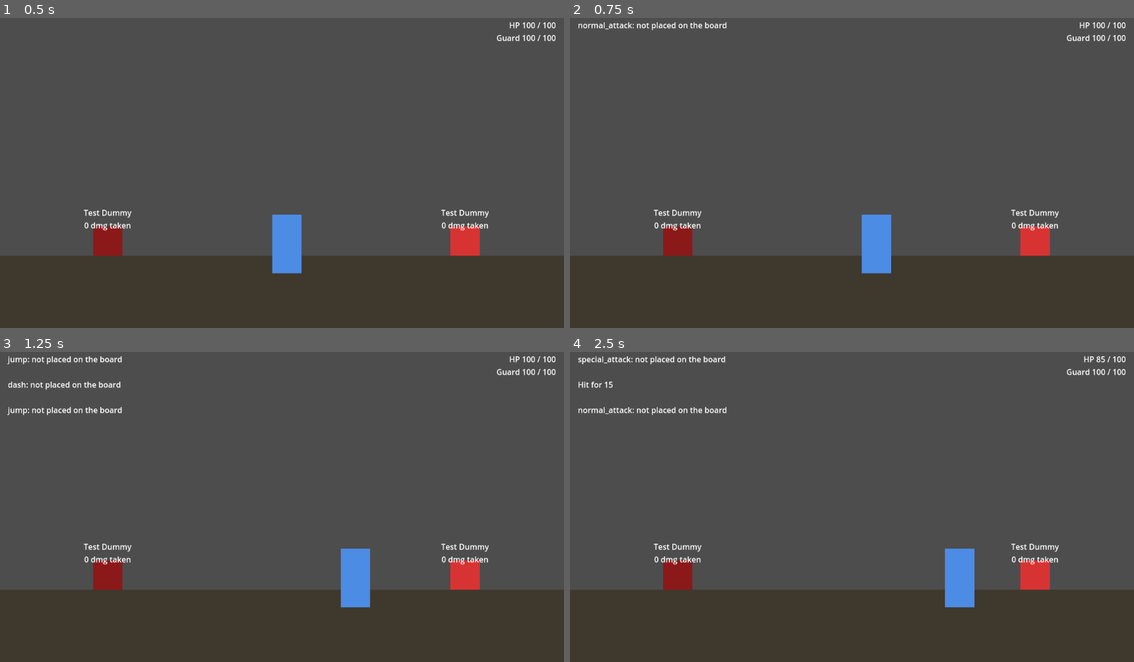
Above: before the commit, frames 1-4 (two rows, left to right).
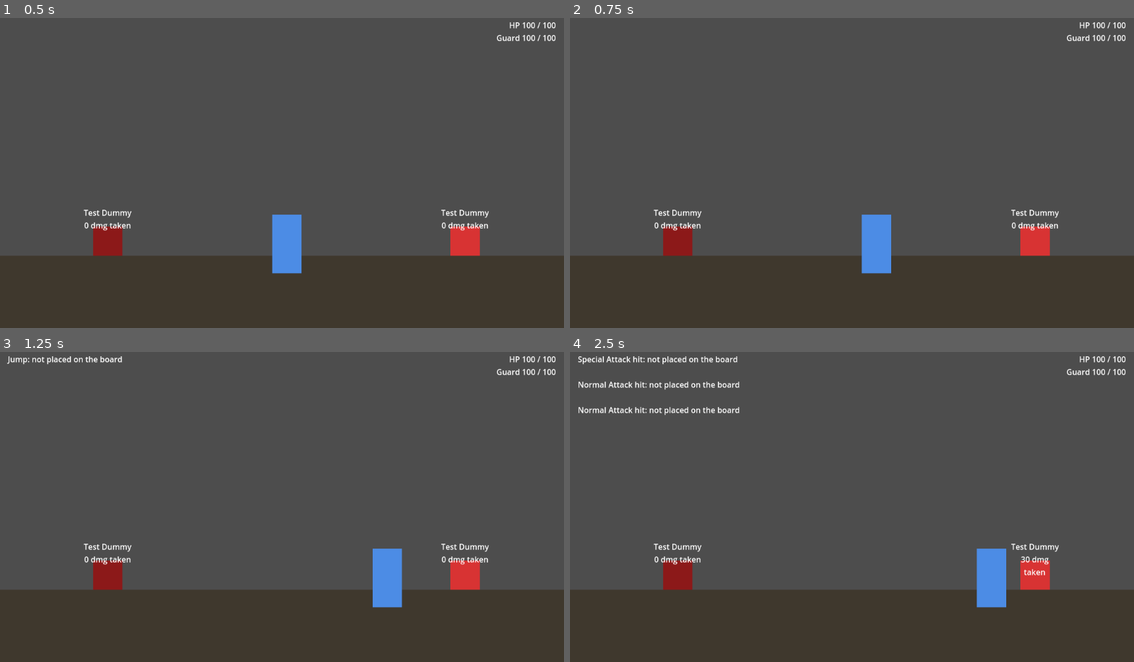
Above: after the commit, the same moments.

Repository: Thord1n/SynapseGame
Game: Godot game, scene res://scenes/main/main.tscn
The game is run twice, just before and just after one commit, with the same random seed, the same clock (stepped at 60 frames per second) and the same inputs.
Inputs (mouse positions are in pixels of both pictures, inside the frame that each line leads up to):
- Up to frame 1 (0.5 s): no input
- Up to frame 2 (0.75 s): tap Enter at 0.5 s; move the mouse to (976, 154) at 0.52 s; hold D (Right) from 0.53 s (still down); hold Q (Block) from 0.53 s (still down); click (976, 154) at 0.67 s
- Up to frame 3 (1.25 s): keep holding D (Right); keep holding Q (Block); tap Space (Jump) at 0.77, 1.07 s; tap Shift (Dash) at 0.8 s
- Up to frame 4 (2.5 s): move the mouse to (739, 519) at 1.27 s; release Q (Block) at 1.28 s; tap Shift (Dash) at 1.35 s; tap Space (Jump) at 1.52, 1.82 s; click (739, 519) at 1.55 s; move the mouse to (908, 435) at 2.02 s; release D (Right) at 2.03 s; press the mouse at (908, 435) at 2.03 s; hold A (Left) from 2.03 s (still down); right-click (908, 435) at 2.3 s

Frame 1 is identical in both runs. In frame 2, 0.3% of the frame differs, in the area x 1-28%, y 1-5%; in frame 3, 2.5%; in frame 4, 3.2%, in the area x 1-98%, y 1-83%.

Commit message:
Fire each ability's SynapseGrid chain on its gameplay event
TriggerRouter maps player events to ability chains:
- a landed swing fires Normal/Special Attack at the enemy hit
- a parry fires Guard at the attacker
- dodging through a hit fires Dash at the attacker
- takeoff fires Jump

In main.tscn this replaces resolving chains on raw keypresses
(GameGui.trigger_on_keypress), so melee damage now comes from the grid.
The flat placeholder only applies when Normal Attack isn't placed.

Also adds the Guard ability perk and Special Attack's 3 s cooldown.

Covered by scenes/tests/grid_trigger_test.tscn.

Co-Authored-By: Claude Opus 5.5 (1M context) <noreply@anthropic.com>
Claude-Session: https://claude.ai/code/session_017xZyWZz86SG64GVaBwrJvM

Diff:
--- /dev/null
+++ b/resources/perks/ability/guard.tres
@@ -0,0 +1,10 @@
+[gd_resource type="Resource" script_class="PerkDefinition" load_steps=2 format=3]
+
+[ext_resource type="Script" uid="uid://dx3381qoiuty3" path="res://scripts/perks/perk_definition.gd" id="1"]
+
+[resource]
+script = ExtResource("1")
+id = &"guard"
+display_name = "Guard"
+description = "Block (hold) and Parry (press just before a hit) on one button. Modifiers chained here fire on a parry."
+input_accepts = Array[int]([2])
--- a/scenes/main/game_gui.gd
+++ b/scenes/main/game_gui.gd
@@ -40,6 +40,12 @@
 ## `visible` guard in _unhandled_input), so the result needs a destination that's on screen
 ## regardless of menu state. main.gd's on-screen combat log is that destination.
 signal ability_triggered(text: String)
+
+## When true (the default, so test scenes that instance game_gui.tscn on its own keep working),
+## pressing an ABILITY_ACTIONS key resolves that ability's chain straight away against
+## combat_target. main.tscn turns this off: there, TriggerRouter fires each chain on the real
+## gameplay event instead (the swing landing, a parry, dodging through a hit, takeoff).
+@export var trigger_on_keypress: bool = true
 
 @onready var board: Board = $Board
 @onready var inventory: Inventory = $Inventory
@@ -142,7 +148,7 @@
 ## visibility. Triggering should only happen while the menu is CLOSED (visible == false) —
 ## you're "in the game," not managing your loadout.
 func _unhandled_input(event: InputEvent) -> void:
-	if visible:
+	if visible or not trigger_on_keypress:
 		return
 	for action_name in ABILITY_ACTIONS:
 		if event.is_action_pressed(action_name):
@@ -155,11 +161,17 @@
 ## than plain activate() so the log can show each connected perk's own contribution, not just
 ## the aggregate total.
 func _trigger_named_ability(action_name: StringName, perk_id: StringName) -> void:
+	trigger_ability(perk_id, action_name, combat_target)
+
+## Resolves perk_id's chain against target (null = resolve and log, but hit nothing) and logs
+## it via ability_triggered under `label`. Returns the EffectContext, or null if perk_id isn't
+## placed. The single trigger path for both the keypress route above and TriggerRouter.
+func trigger_ability(perk_id: StringName, label: String, target: DummyTarget) -> EffectContext:
 	var placed := ability_controller.find_placed(board, perk_id)
 	if placed == null:
-		ability_triggered.emit("%s: not placed on the board" % perk_id)
-		return
-	var result := ability_controller.ability_activator.activate_with_steps(board, placed.position, combat_target)
+		ability_triggered.emit("%s: not placed on the board" % label)
+		return null
+	var result := ability_controller.ability_activator.activate_with_steps(board, placed.position, target)
 	var context: EffectContext = result["context"]
 	var steps: Array = result["steps"]
 
@@ -173,11 +185,12 @@
 	var detail_suffix := ", " + ", ".join(details) if not details.is_empty() else ""
 
 	var text := "%s: %s damage%s" % [
-		action_name, PerkDefinition.format_number(context.damage * context.repeat_count), detail_suffix
+		label, PerkDefinition.format_number(context.damage * context.repeat_count), detail_suffix
 	]
 	for step in steps:
 		text += "\n  " + step
 	ability_triggered.emit(text)
+	return context
 
 ## Maps a perk's class and a 0-3 rotation state to concrete output/input directions.
 ## rotation_state doubles as the output direction's GridDirection.Value directly (their int
--- a/scenes/main/main.tscn
+++ b/scenes/main/main.tscn
@@ -1,10 +1,11 @@
-[gd_scene load_steps=10 format=3 uid="uid://bvkpxjmijobiu"]
+[gd_scene load_steps=11 format=3 uid="uid://bvkpxjmijobiu"]
 
 [ext_resource type="Script" uid="uid://ukmjk5qx2vkp" path="res://scenes/main/main.gd" id="1"]
 [ext_resource type="PackedScene" uid="uid://i8pstg43adxf" path="res://scenes/main/game_gui.tscn" id="2"]
 [ext_resource type="Script" uid="uid://bpmirvjgkdx0j" path="res://scripts/player/player_controller.gd" id="3"]
 [ext_resource type="Script" path="res://scripts/combat/enemy.gd" id="4"]
 [ext_resource type="Script" path="res://scripts/combat/enemy_attacker.gd" id="5"]
+[ext_resource type="Script" path="res://scripts/combat/trigger_router.gd" id="6"]
 
 [sub_resource type="RectangleShape2D" id="RectangleShape2D_ground"]
 size = Vector2(1152, 148)
@@ -124,6 +125,7 @@
 layer = 2
 
 [node name="GameGui" parent="MenuLayer" instance=ExtResource("2")]
+trigger_on_keypress = false
 
 [node name="HudLayer" type="CanvasLayer" parent="."]
 
@@ -143,3 +145,8 @@
 offset_bottom = 120.0
 grow_horizontal = 0
 horizontal_alignment = 2
+
+[node name="TriggerRouter" type="Node" parent="." node_paths=PackedStringArray("player", "game_gui")]
+script = ExtResource("6")
+player = NodePath("../World/Player")
+game_gui = NodePath("../MenuLayer/GameGui")
--- /dev/null
+++ b/scenes/tests/grid_trigger_test.gd
@@ -0,0 +1,126 @@
+extends Node
+## Scripted regression check for TriggerRouter: each gameplay event resolves the matching
+## ability's SynapseGrid chain against the right enemy (the hit landing -> Normal/Special Attack,
+## a parry -> Guard, dodging through a hit -> Dash, takeoff -> Jump), keypresses no longer
+## resolve chains on their own in main.tscn, and Special Attack is on a cooldown. Run headless:
+## Godot --headless --path <project> res://scenes/tests/grid_trigger_test.tscn --quit-after 3000
+
+@onready var game_gui: GameGui = $Main/MenuLayer/GameGui
+@onready var player: PlayerController = $Main/World/Player
+@onready var enemy: Enemy = $Main/World/Enemy
+@onready var router: TriggerRouter = $Main/TriggerRouter
+
+var _pass_count := 0
+var _fail_count := 0
+var _log: Array[String] = []
+
+func _ready() -> void:
+	$Main/World/Enemy/Attacker.active = false
+	$Main/World/RedEnemy/Attacker.active = false
+	game_gui.ability_triggered.connect(func(text): _log.append(text))
+	await _frames(30)
+
+	_check(not game_gui.trigger_on_keypress, "main.tscn resolves chains on events, not raw keypresses")
+
+	# --- No Normal Attack on the board: a landed swing falls back to the flat placeholder.
+	var dealt := await _swing_and_measure(&"normal_attack")
+	_check(is_equal_approx(dealt, PlayerController.PLACEHOLDER_MELEE_DAMAGE), "unplaced Normal Attack falls back to placeholder damage (%s)" % dealt)
+
+	# --- Normal Attack -> Fire on the board: the landed swing deals the chain's damage.
+	_place(&"normal_attack", Vector2i(2, 0), GridDirection.Value.EAST, -1)
+	var expected := router.fire(&"normal_attack", null).damage # chain value, applied to nobody
+	_place(&"fire", Vector2i(3, 0), GridDirection.Value.EAST, GridDirection.Value.WEST)
+	var expected_with_fire := router.fire(&"normal_attack", null).damage
+	_check(expected_with_fire > expected, "Fire adds to the Normal Attack chain (%s -> %s)" % [expected, expected_with_fire])
+	dealt = await _swing_and_measure(&"normal_attack")
+	_check(is_equal_approx(dealt, expected_with_fire), "landed Normal Attack deals its grid chain's damage (%s)" % dealt)
+
+	# --- Special Attack: own chain, plain cooldown.
+	_place(&"special_attack", Vector2i(2, 1), GridDirection.Value.EAST, -1)
+	var special_expected := router.fire(&"special_attack", null).damage
+	dealt = await _swing_and_measure(&"special_attack")
+	_check(is_equal_approx(dealt, special_expected), "landed Special Attack deals the Special chain's damage (%s)" % dealt)
+	_check(not player.special_attack(), "Special Attack is on cooldown right after use")
+	await _frames(int(player.special_attack_cooldown * 60) + 5)
+	_check(player.special_attack(), "Special Attack is ready again after its cooldown")
+	await _frames(20)
+
+	# --- Parry fires the Guard chain at the attacker.
+	var before := enemy.dummy_target.damage_taken
+	_parry_hit_from(enemy)
+	_check(is_equal_approx(enemy.dummy_target.damage_taken, before), "no Guard on the board: a parry adds nothing")
+	_place(&"guard", Vector2i(2, 2), GridDirection.Value.EAST, -1)
+	_place(&"shock", Vector2i(3, 2), GridDirection.Value.EAST, GridDirection.Value.WEST)
+	var guard_expected := router.fire(&"guard", null).damage
+	before = enemy.dummy_target.damage_taken
+	_parry_hit_from(enemy)
+	_check(guard_expected > 0.0 and is_equal_approx(enemy.dummy_target.damage_taken - before, guard_expected),
+		"Guard -> Shock fires at the attacker on a parry (%s)" % guard_expected)
+	before = enemy.dummy_target.damage_taken
+	player.block(true)
+	await _frames(20)
+	player.receive_hit(Hit.new(10.0, Hit.Kind.PARRYABLE, enemy))
+	player.block(false)
+	_check(is_equal_approx(enemy.dummy_target.damage_taken, before), "a plain block does not fire the Guard chain")
+
+	# --- Dodging through a hit fires the Dash chain at the attacker.
+	_place(&"dash", Vector2i(2, 3), GridDirection.Value.EAST, -1)
+	_place(&"ice", Vector2i(3, 3), GridDirection.Value.EAST, GridDirection.Value.WEST)
+	var dash_expected := router.fire(&"dash", null).damage
+	await _frames(30)
+	player.dash()
+	await _frames(6)
+	before = enemy.dummy_target.damage_taken
+	var r := player.receive_hit(Hit.new(25.0, Hit.Kind.UNBLOCKABLE, enemy))
+	_check(r == Hit.Result.DODGED and is_equal_approx(enemy.dummy_target.damage_taken - before, dash_expected),
+		"dodging through a hit fires the Dash chain at the attacker (%s)" % dash_expected)
+	await _frames(40)
+
+	# --- Takeoff fires the Jump chain.
+	_place(&"jump", Vector2i(2, 4), GridDirection.Value.EAST, -1)
+	_log.clear()
+	player.jump()
+	_check(_log.any(func(t): return t.begins_with("Jump")), "takeoff resolves the Jump chain")
+	await _frames(20) # let pending swing/jump coroutines finish before quitting
+
+	print("Result: %d passed, %d failed" % [_pass_count, _fail_count])
+	get_tree().quit()
+
+## Puts the player next to the enemy facing it, swings, and returns how much damage landed.
+func _swing_and_measure(ability_id: StringName) -> float:
+	player.global_position = enemy.global_position - Vector2(70, 0)
+	player.facing_direction = 1
+	await _frames(40) # let any previous cooldown/swing finish
+	var before := enemy.dummy_target.damage_taken
+	if ability_id == &"special_attack":
+		player.special_attack()
+	else:
+		player.normal_attack()
+	await _frames(15)
+	return enemy.dummy_target.damage_taken - before
+
+func _parry_hit_from(source: Enemy) -> void:
+	player.block(false)
+	player.block(true)
+	player.receive_hit(Hit.new(15.0, Hit.Kind.PARRYABLE, source))
+	player.block(false)
+
+func _place(id: StringName, pos: Vector2i, output: int, input: int) -> void:
+	for perk in game_gui.inventory.perks:
+		if perk.definition.id == id:
+			game_gui.inventory.remove_perk(perk)
+			assert(game_gui.board.place_perk(perk, pos, output, input) != null, "couldn't place %s" % id)
+			return
+	assert(false, "%s not in inventory" % id)
+
+func _frames(n: int) -> void:
+	for i in n:
+		await get_tree().physics_frame
+
+func _check(condition: bool, label: String) -> void:
+	if condition:
+		_pass_count += 1
+		print("[PASS] %s" % label)
+	else:
+		_fail_count += 1
+		print("[FAIL] %s" % label)
--- /dev/null
+++ b/scenes/tests/grid_trigger_test.tscn
@@ -0,0 +1,9 @@
+[gd_scene load_steps=3 format=3]
+
+[ext_resource type="Script" path="res://scenes/tests/grid_trigger_test.gd" id="1"]
+[ext_resource type="PackedScene" path="res://scenes/main/main.tscn" id="2"]
+
+[node name="GridTriggerTest" type="Node"]
+script = ExtResource("1")
+
+[node name="Main" parent="." instance=ExtResource("2")]
--- a/scripts/combat/enemy.gd
+++ b/scripts/combat/enemy.gd
@@ -31,5 +31,10 @@
 	damage_received.emit(amount, dummy_target.damage_taken)
 	_refresh_label()
 
+## Redraws the damage readout. Public for callers that damage dummy_target directly (e.g.
+## AbilityActivator via TriggerRouter) rather than through take_damage().
+func refresh() -> void:
+	_refresh_label()
+
 func _refresh_label() -> void:
 	damage_label.text = "%s\n%s dmg taken" % [dummy_target.target_name, PerkDefinition.format_number(dummy_target.damage_taken)]
--- /dev/null
+++ b/scripts/combat/trigger_router.gd
@@ -0,0 +1,52 @@
+class_name TriggerRouter
+extends Node
+## Connects the player's gameplay events to the SynapseGrid: when an ability's event fires, the
+## chain headed by that ability (whatever modifiers are wired to it on the board) is resolved
+## and applied to whoever the event involves. This is the "abilities just trigger what's in the
+## grid" rule; it replaces resolving chains on raw keypresses (GameGui.trigger_on_keypress).
+##
+## Event -> ability chain -> target:
+## - attack_landed  (on_hit)           -> the swing's ability (normal/special attack) -> the enemy hit
+## - parried        (on_parry)         -> guard  -> the attacker
+## - dodged_through (on_dodge_through) -> dash   -> the attacker
+## - jump_started   (on_jump_start)    -> jump   -> nobody yet (resolved and logged only)
+## on_block, on_dodge_start and hurt are left unrouted for now (Designer to confirm whether a
+## plain block should fire the Guard chain too).
+##
+## If an ability isn't on the board, its event still happens physically but adds nothing —
+## except attack_landed, which falls back to the swing's flat placeholder damage so a hit always
+## does something.
+
+const EVENT_LABELS := {
+	&"normal_attack": "Normal Attack hit",
+	&"special_attack": "Special Attack hit",
+	&"guard": "Parry",
+	&"dash": "Dodge through",
+	&"jump": "Jump",
+}
+
+@export var player: PlayerController
+@export var game_gui: GameGui
+
+func _ready() -> void:
+	player.attack_landed.connect(_on_attack_landed)
+	player.parried.connect(func(hit: Hit): fire(&"guard", _enemy_of(hit)))
+	player.dodged_through.connect(func(hit: Hit): fire(&"dash", _enemy_of(hit)))
+	player.jump_started.connect(func(): fire(&"jump", null))
+
+## Resolves ability_id's chain against enemy (or nothing when null). Returns the EffectContext,
+## or null when that ability isn't on the board.
+func fire(ability_id: StringName, enemy: Enemy) -> EffectContext:
+	var target: DummyTarget = enemy.dummy_target if enemy else null
+	var context := game_gui.trigger_ability(ability_id, EVENT_LABELS.get(ability_id, String(ability_id)), target)
+	if context and enemy:
+		enemy.damage_received.emit(context.damage * context.repeat_count, enemy.dummy_target.damage_taken)
+		enemy.refresh()
+	return context
+
+func _on_attack_landed(enemy: Enemy, ability_id: StringName) -> void:
+	if fire(ability_id, enemy) == null:
+		enemy.take_damage(PlayerController.PLACEHOLDER_MELEE_DAMAGE)
+
+static func _enemy_of(hit: Hit) -> Enemy:
+	return hit.source as Enemy
--- a/scripts/player/player_controller.gd
+++ b/scripts/player/player_controller.gd
@@ -1,24 +1,16 @@
 class_name PlayerController
 extends CharacterBody2D
-## The player's in-game actions (ROADMAP.md item 2 — "no player movement"; the `World/Player`
-## node in main.tscn was purely decorative before this). Reads project.godot's real Input Map
-## actions (Left/Right/Jump/Block/Dash/Normal_attack, added directly in the editor —
-## Special_attack exists there too but isn't read here yet). Movement, Jump (menu-gated via
-## `menu`), Block/Parry, Dodge (the Dash action) and a melee-range Normal Attack (a timed
-## hitbox — see `hitbox`/_on_hitbox_area_entered) are real; Special Attack is still a stub, and the
-## melee hitbox deals a flat placeholder amount rather than a real perk-resolved number (see
-## PLACEHOLDER_MELEE_DAMAGE) — each remaining gap needs an integration decision that isn't made
-## yet (see the TODO on each), not just a body to fill in.
+## The player's physical actions. Reads project.godot's Input Map actions (Left/Right/Jump/
+## Block/Dash/Normal_attack/Special_attack, added directly in the editor): movement, Jump,
+## Guard (Block + Parry on one button), Dodge (the Dash action), and Normal/Special Attack (a
+## timed melee hitbox — see `hitbox`/_on_hitbox_area_entered). Physical behavior never depends
+## on a perk; what the SynapseGrid adds is resolved separately when the matching event fires
+## (see the signals below and TriggerRouter, scripts/combat/trigger_router.gd).
 ##
-## Distinct from PlayerCharacter (scripts/player/player_character.gd, Health/Shield stats,
-## currently a child of GameGui/MenuLayer rather than of this node's World) and from
-## AbilityController (scripts/player/ability_controller.gd, the *perk-triggered* Jump/Dash/
-## Normal Attack/Special Attack that already work today via game_gui.gd's ABILITY_ACTIONS,
-## reading the same project.godot actions this script does for Jump/Dash but resolving a perk
-## effect instead of moving anything — both fire on the same keypress, deliberately, see
-## jump()). All three represent "the player" from different angles that predate this script
-## and haven't been fully reconciled — see the TODOs below for where they'd
-## meet.
+## Distinct from PlayerCharacter (scripts/player/player_character.gd, Shield stat, a child of
+## GameGui/MenuLayer) and from AbilityController (scripts/player/ability_controller.gd, which
+## resolves an ability's perk chain). Those predate this script and still aren't fully merged
+## into one "player".
 ##
 ## Defense (receive_hit): the player has Health, and a Guard meter used only by Block. Per the
 ## Designer's numbers (design/answers-for-programmer.md), all exported so they can be tuned:
@@ -30,8 +22,8 @@
 ## - Unblockable hits ignore Block and Parry entirely: only a dodge avoids them.
 ## - Dodge: a fixed-length dash in facing_direction with i-frames between `iframe_start` and
 ##   `iframe_end`, then `dodge_cooldown` before the next one.
-## The `parried`/`blocked`/`dodged_through`/`hurt`/`dodge_started`/`jump_started` signals are the trigger events
-## perks will hook later ("on_parry" etc.) — nothing listens to them for perk effects yet.
+## The `attack_landed`/`parried`/`blocked`/`dodged_through`/`hurt`/`dodge_started`/`jump_started`
+## signals are the grid's trigger events (on_hit, on_parry, ...); TriggerRouter listens to them.
 
 const MOVE_SPEED := 200.0
 const JUMP_VELOCITY := -400.0
@@ -53,6 +45,9 @@
 signal dodge_started
 ## Fires at takeoff (Thomas's call: Jump's grid trigger is on_jump_start, not on landing).
 signal jump_started
+## The melee hitbox touched an enemy. ability_id is the swing's ability (&"normal_attack" or
+## &"special_attack"); TriggerRouter resolves that ability's grid chain against the enemy.
+signal attack_landed(enemy: Enemy, ability_id: StringName)
 signal guard_broken
 ## Health hit 0. The test level has no game-over yet: the player is restored at their spawn
 ## point right after this fires (see _die).
@@ -73,6 +68,9 @@
 @export var guard_regen_delay: float = 0.5
 @export var guard_break_stun: float = 0.8
 
+@export_group("Special Attack")
+@export var special_attack_cooldown: float = 3.0
+
 @export_group("Dodge")
 @export var dodge_distance: float = 120.0
 @export var dodge_duration: float = 0.25
@@ -96,6 +94,8 @@
 var _stunned_until := -INF
 var _dodge_started_at := -INF
 var _dodge_direction := 1
+var _special_ready_at := -INF
+var _swing_ability: StringName = &"normal_attack"
 
 ## Set externally by main.gd — this node's own way to check "is the perk-board menu open" so
 ## physical actions (currently just Jump) can be gated on it being closed, the same as the
@@ -140,12 +140,8 @@
 	velocity.x = direction * MOVE_SPEED
 	move_and_slide()
 
-## Wired to the "Jump" action in _unhandled_input() below, gated on `menu` being closed. Jump
-## also has a separate, working trigger path via game_gui.gd's ABILITY_ACTIONS (resolves the
-## perk-board Jump ability's effect on the same keypress) — both fire together deliberately:
-## one moves the physical body, the other resolves whatever perk effect is attached, and
-## there's no conflict between them the way wiring normal_attack()/dash() to AbilityController
-## directly here would cause (see their TODOs) since this method never touches the perk system.
+## Wired to the "Jump" action in _unhandled_input() below, gated on `menu` being closed.
+## Emits jump_started at takeoff, which TriggerRouter turns into the Jump chain.
 func jump() -> void:
 	if is_on_floor() and not is_stunned():
 		velocity.y = JUMP_VELOCITY
@@ -166,33 +162,49 @@
 		dash()
 	elif event.is_action_pressed(&"Normal_attack"):
 		normal_attack()
+	elif event.is_action_pressed(&"Special_attack"):
+		special_attack()
 
 func _on_hitbox_area_entered(area: Area2D) -> void:
-	if area is Enemy:
+	if not area is Enemy:
+		return
+	if attack_landed.get_connections().is_empty():
+		# Nothing resolves the perk chain (e.g. a test scene with no TriggerRouter): fall back to
+		# the flat placeholder so a swing still does something observable.
 		(area as Enemy).take_damage(PLACEHOLDER_MELEE_DAMAGE)
-
-## Faces the hitbox toward facing_direction and enables it briefly, dealing
-## PLACEHOLDER_MELEE_DAMAGE to whatever Enemy it overlaps (_on_hitbox_area_entered). Called
-## from the "Normal_attack" input, on the same keypress as game_gui.gd's separate perk-chain
-## resolution (which still only logs its number). TODO: the real version
-## replaces PLACEHOLDER_MELEE_DAMAGE by resolving the actual Normal_attack perk chain here too
-## (AbilityController against `board`, the same way game_gui.gd._trigger_named_ability() does —
-## see the class doc), once this node has a `board` reference to resolve it against.
+	else:
+		attack_landed.emit(area as Enemy, _swing_ability)
+
+## Faces the hitbox toward facing_direction and enables it briefly. Each Enemy it touches emits
+## attack_landed(enemy, &"normal_attack"); TriggerRouter resolves the Normal Attack chain from
+## the SynapseGrid against that enemy. Called from the "Normal_attack" input.
 func normal_attack() -> void:
+	_swing(&"normal_attack")
+
+## Same swing as normal_attack(), resolving the Special Attack chain instead, gated by
+## special_attack_cooldown (the Designer's plain cooldown, no resource cost). Returns false while
+## cooling down, stunned or dodging.
+func special_attack() -> bool:
+	if _time < _special_ready_at or is_stunned() or is_dodging():
+		return false
+	_special_ready_at = _time + special_attack_cooldown
+	_swing(&"special_attack")
+	return true
+
+func special_attack_cooldown_left() -> float:
+	return maxf(0.0, _special_ready_at - _time)
+
+func _swing(ability_id: StringName) -> void:
 	if is_stunned() or is_dodging():
 		return
+	_swing_ability = ability_id
 	hitbox.position.x = abs(hitbox.position.x) * facing_direction
 	hitbox.monitoring = true
 	await get_tree().create_timer(0.15).timeout
 	hitbox.monitoring = false
 
-## Same TODO as normal_attack(), against the "special_attack" perk id instead.
-func special_attack() -> void:
-	pass
-
 ## The dodge. Per the Designer, Dash IS the dodge: this is the physical movement + i-frames,
-## always available; the perk board's "Dash" ability (AbilityController, same keypress) is what
-## perks will hang extra effects on. Returns false if it couldn't start (cooldown, stunned,
+## always available; the grid's Dash chain fires when a hit is dodged through (dodged_through). Returns false if it couldn't start (cooldown, stunned,
 ## already dodging).
 func dash() -> bool:
 	if is_dodging() or is_stunned():
Not shown, added: scenes/tests/grid_trigger_test.gd.uid
Not shown, added: scripts/combat/trigger_router.gd.uid
